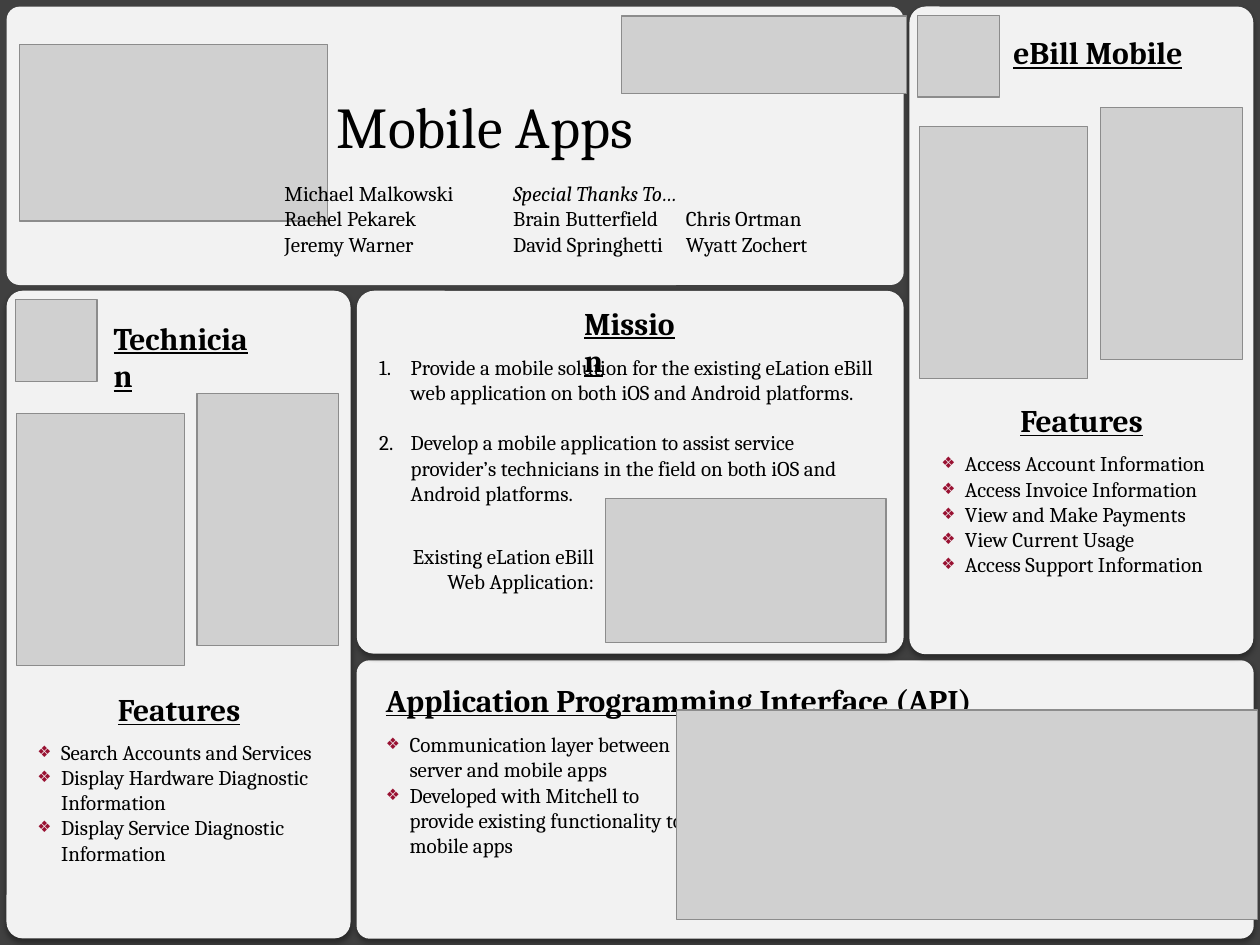
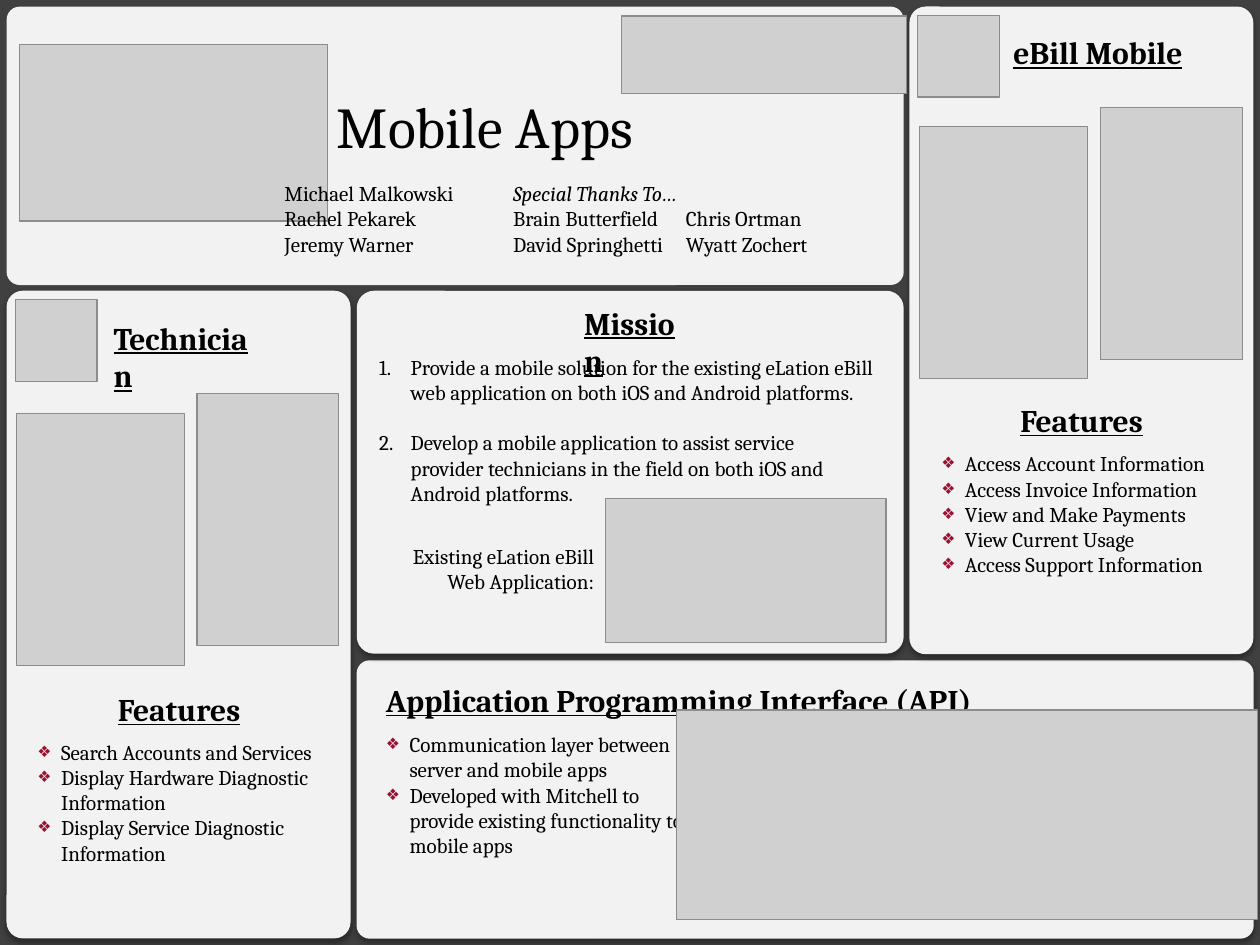
Before and after one commit to SDSMT-CSC/ECPMA, a slide deck: slide 1 of Board/Board.pptx. Drawn at 1260x945 pixels with LibreOffice and Linux fonts; fonts in the diff are those of the drawing; grey boxes stand for pictures. Boxes give left, top, right and bottom in pixels: in the first picture for what was removed or moved away, otherwise in the second. Text is boxed around its words. In the diff, an @@ line names an element or a change of style, - is before the commit and + after.

```diff
--- a/Board/Board.pptx
+++ b/Board/Board.pptx
@@ text at bbox=[411, 435, 823, 506]: text changed @@
-2. Develop a mobile application to assist service provider’s technicians in the field on both iOS and Android platforms.
+2. Develop a mobile application to assist service provider technicians in the field on both iOS and Android platforms.
```
Also in this commit, not shown: 3 other files.
